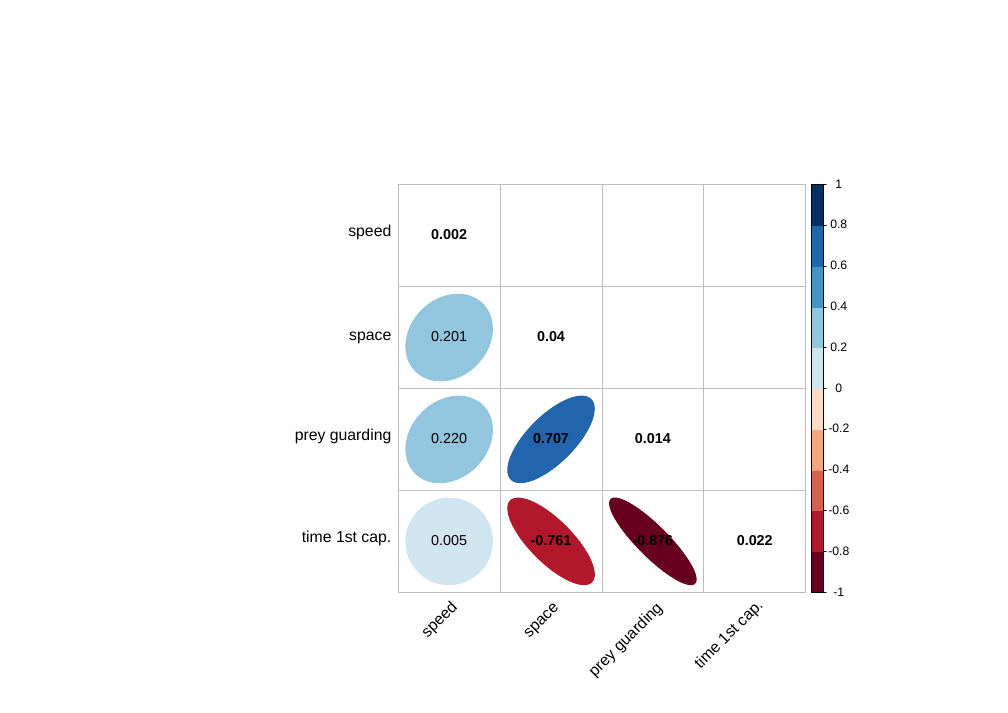
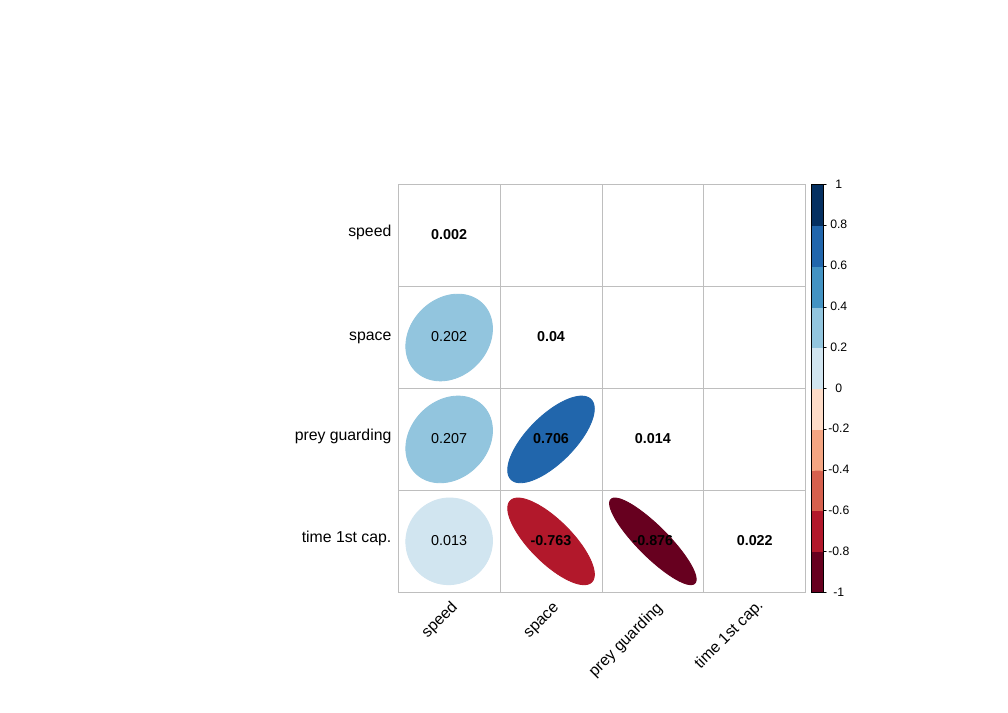
Before and after one commit to quantitative-ecologist/predator-foraging-mode-videogames, a slide deck: slide 3 of outputs/figures/manuscript_figures/04_figure2-color-arranged.pptx. Drawn at 1008x713 pixels with LibreOffice and Linux fonts; fonts in the diff are those of the drawing. Boxes give left, top, right and bottom in pixels: in the first picture for what was removed or moved away, otherwise in the second. Text is boxed around its words. In the diff, an @@ line names an element or a change of style, - is before the commit and + after.

```diff
--- a/outputs/figures/manuscript_figures/04_figure2-color-arranged.pptx
+++ b/outputs/figures/manuscript_figures/04_figure2-color-arranged.pptx
@@ text at bbox=[431, 331, 467, 341]: text changed @@
-0.201
+0.202
@@ text at bbox=[431, 433, 467, 443]: text changed @@
-0.220
+0.207
@@ text at bbox=[533, 433, 569, 443]: text changed @@
-0.707
+0.706
@@ outline redrawn in 5 elements at bbox=[406, 294, 492, 380], bbox=[406, 396, 492, 482], bbox=[406, 498, 492, 584], bbox=[507, 396, 594, 482], bbox=[507, 498, 594, 584] @@
@@ text at bbox=[431, 535, 467, 545]: text changed @@
-0.005
+0.013
@@ text at bbox=[531, 535, 572, 545]: text changed @@
--0.761
+-0.763
```
Also in this commit, not shown: 3 other slides changed, 10 other files.
